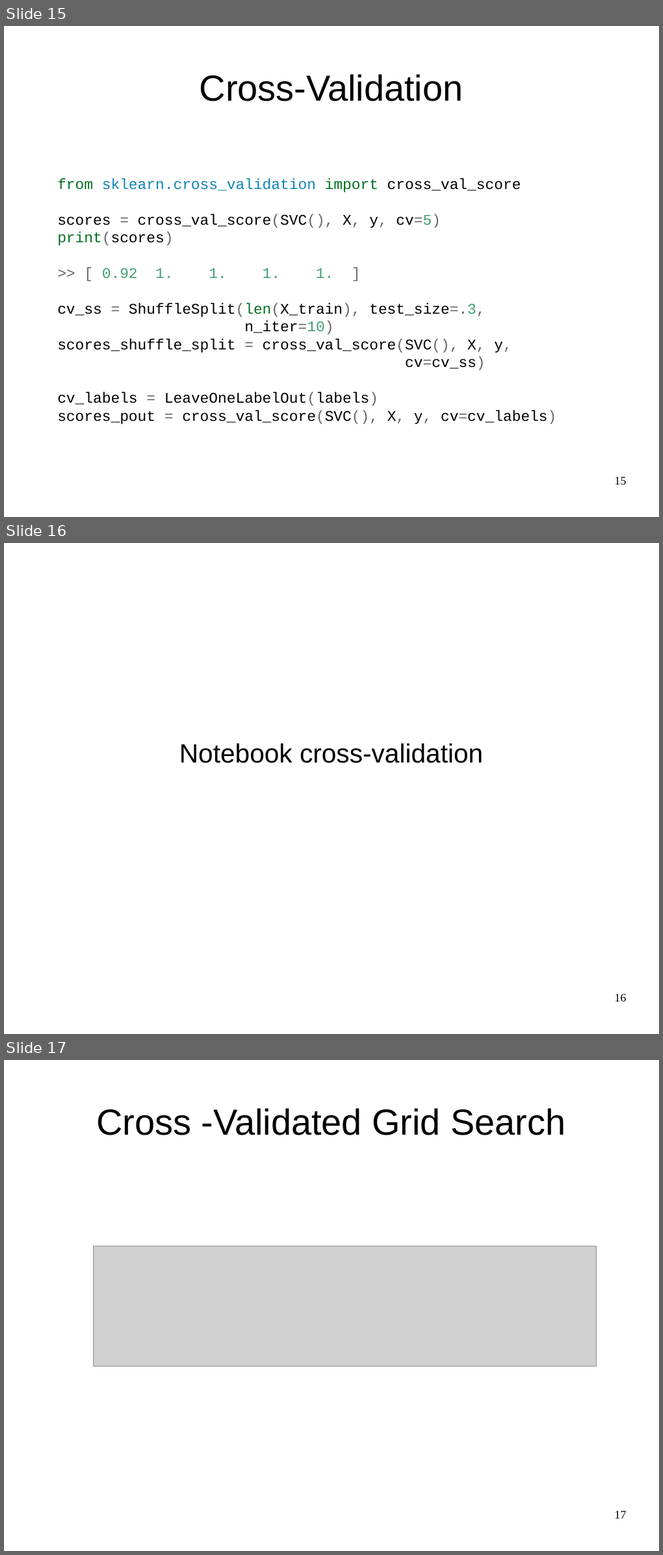
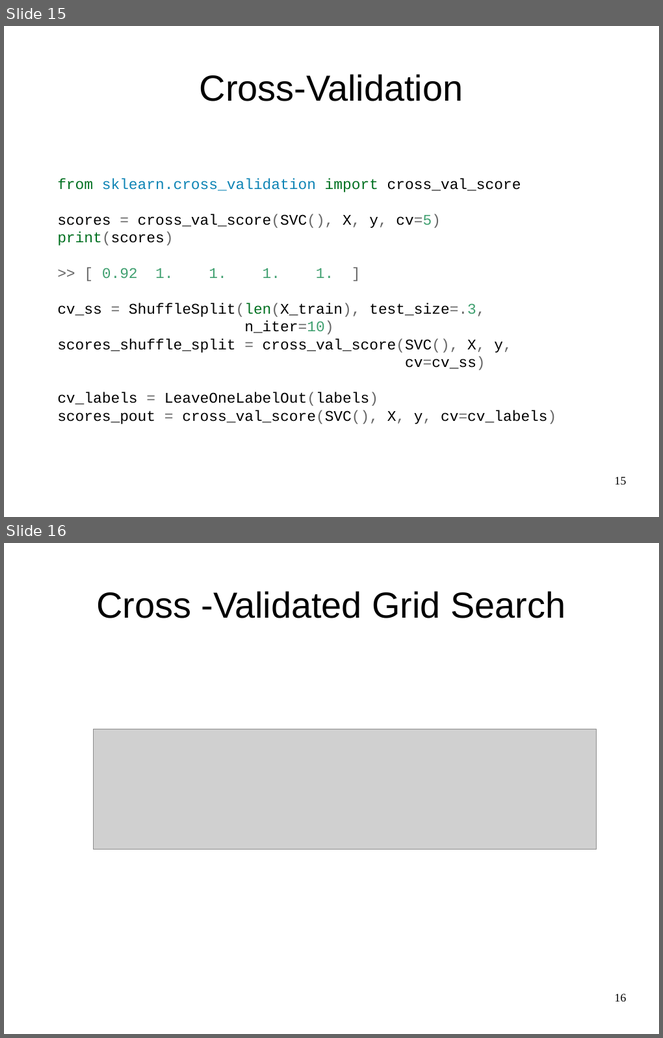
Before and after one commit to amueller/advanced-sklearn-boston-nlp-2016, a slide deck: pydata-amsterdam-advanced-sklearn.odp. Shown one above the other, each under a label of ours: slides 15, 16 and 17 before the commit, slides 15 and 16 after it. The pictures are 663x1555 and 663x1038 pixels, drawn with LibreOffice and Linux fonts; fonts in the diff are those of the drawing; grey boxes stand for pictures. Boxes give left, top, right and bottom in pixels: in the first picture for what was removed or moved away, otherwise in the second. Text is boxed around its words. In the diff, an @@ line names an element or a change of style, - is before the commit and + after.

Commit message:
update some notebooks

```diff
--- a/pydata-amsterdam-advanced-sklearn.odp
+++ b/pydata-amsterdam-advanced-sklearn.odp
@@ slide 16 removed at <box>4,543,659,1034</box>, background #FFFFFF @@
@@ subtitle removed at <box>180,743,483,763</box> @@
-Notebook cross-validation
@@ page number removed at <box>615,994,627,1002</box> @@
-16
@@ what was slide 17 is now slide 16 @@
@@ page number at <box>615,994,627,1002</box>: text changed @@
-17
+16
```
Also in this commit, not shown: 6 slides changed, 1 slide added, 5 other slides removed, 5 other files.
